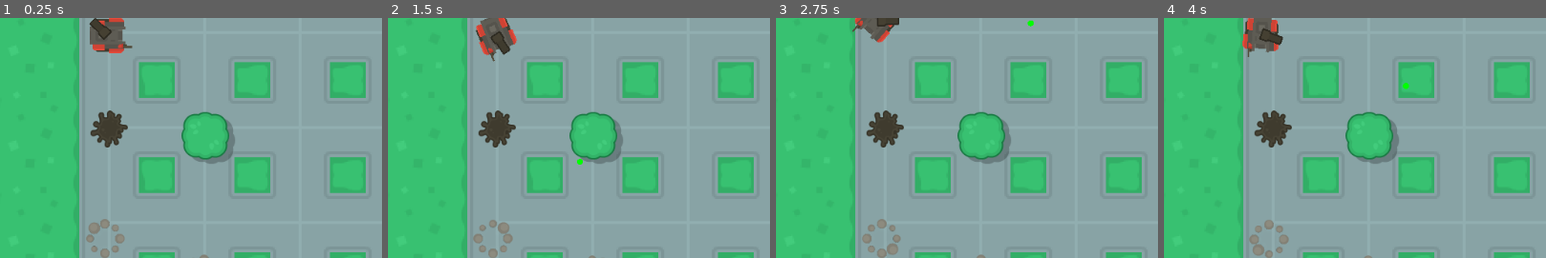
Above: before the commit, frames 1-4 (left to right).
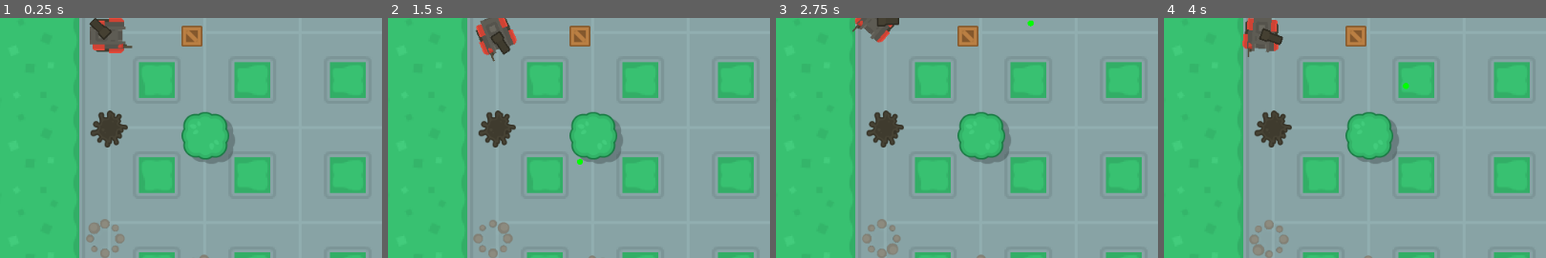
Above: after the commit, the same moments.

Repository: soapmactavish23/rogue_tank
Game: Godot game, scene res://scenes/game.tscn
The game is run twice, just before and just after one commit, with the same random seed, the same clock (stepped at 60 frames per second) and the same inputs.
Inputs (mouse positions are % of the whole screen's width and height, from its top left):
- Up to frame 1 (0.25 s): no input
- Up to frame 2 (1.5 s): move the mouse to (72, 45) at 0.52 s; hold Right (ui_right) 0.53-1.28 s; right-click (72, 45) at 0.6 s; move the mouse to (30, 55) at 1.27 s; hold Down (ui_down) from 1.28 s (still down); right-click (30, 55) at 1.35 s
- Up to frame 3 (2.75 s): move the mouse to (60, 28) at 2.02 s; release Down (ui_down) at 2.03 s; hold Right (ui_right) from 2.03 s (still down); right-click (60, 28) at 2.1 s
- Up to frame 4 (4 s): move the mouse to (45, 70) at 2.77 s; release Right (ui_right) at 2.78 s; hold Up (ui_up) 2.78-3.53 s; right-click (45, 70) at 2.85 s; move the mouse to (80, 65) at 3.52 s; hold Left (ui_left) from 3.53 s (still down); right-click (80, 65) at 3.6 s
The pictures show only the part of the screen within x 5-55%, y 26-76%; the shares and areas given below are measured in that part.

The runs differ from the first frame. In frame 1, 0.5% of the frame differs, in the area x 47-53%, y 3-12%; in frame 2, 0.5%; in frame 3, 0.5%; in frame 4, 0.5%.

Commit message:
38 - Obstáculos destrutíveis

Diff:
--- a/project.godot
+++ b/project.godot
@@ -50,6 +50,7 @@
 2d_physics/layer_3="wall"
 2d_physics/layer_4="player_bullet"
 2d_physics/layer_5="enemy_bullet"
+2d_physics/layer_6="destructable"
 
 [rendering]
 
--- a/scenes/bullet.tscn
+++ b/scenes/bullet.tscn
@@ -110,7 +110,7 @@
 "values": [ true, false ]
 }
 
-[node name="bullet" type="Area2D" index="0" groups=[
+[node name="bullet" type="Area2D" groups=[
 "cannon_bullets",
 ]]
 
@@ -121,7 +121,7 @@
 linear_damp = 0.1
 angular_damp = 1.0
 collision_layer = 8
-collision_mask = 7
+collision_mask = 4
 audio_bus_override = false
 audio_bus_name = "Master"
 script = ExtResource( 1 )
@@ -188,6 +188,8 @@
 anims/explode = SubResource( 7 )
 blend_times = [  ]
 
+[connection signal="area_entered" from="." to="." method="_on_bullet_area_entered"]
+
 [connection signal="body_entered" from="." to="." method="_on_bullet_body_entered"]
 
 [connection signal="screen_exited" from="notifier" to="." method="_on_notifier_screen_exited"]
--- a/scenes/crateWood.tscn
+++ b/scenes/crateWood.tscn
@@ -1,25 +1,28 @@
-[gd_scene load_steps=3 format=2]
+[gd_scene load_steps=5 format=2]
 
 [ext_resource path="res://sprites/crateWood.png" type="Texture" id=1]
+[ext_resource path="res://scenes/destructable.gd" type="Script" id=2]
 
 [sub_resource type="RectangleShape2D" id=1]
 
 custom_solver_bias = 0.0
 extents = Vector2( 14.1803, 14.2171 )
 
-[node name="crateWood" type="StaticBody2D"]
+[sub_resource type="RectangleShape2D" id=2]
+
+custom_solver_bias = 0.0
+extents = Vector2( 13.6544, 13.6596 )
+
+[node name="crateWood" type="StaticBody2D" index="0"]
 
 input_pickable = false
-collision_layer = 4
-collision_mask = 0
+collision_layer = 13
+collision_mask = 8
 constant_linear_velocity = Vector2( 0, 0 )
 constant_angular_velocity = 0.0
 friction = 1.0
 bounce = 0.0
-_sections_unfolded = [ "Transform" ]
-__meta__ = {
-"_edit_group_": true
-}
+_sections_unfolded = [ "Collision", "Transform" ]
 
 [node name="sprite" type="Sprite" parent="." index="0"]
 
@@ -28,3 +31,22 @@
 [node name="shape" type="CollisionShape2D" parent="." index="1"]
 
 shape = SubResource( 1 )
+
+[node name="area_obastacle" type="Area2D" parent="." index="2"]
+
+input_pickable = true
+gravity_vec = Vector2( 0, 1 )
+gravity = 98.0
+linear_damp = 0.1
+angular_damp = 1.0
+collision_layer = 44
+collision_mask = 0
+audio_bus_override = false
+audio_bus_name = "Master"
+script = ExtResource( 2 )
+_sections_unfolded = [ "Collision" ]
+health = 30
+
+[node name="shape" type="CollisionShape2D" parent="area_obastacle" index="0"]
+
+shape = SubResource( 2 )
--- /dev/null
+++ b/scenes/destructable.gd
@@ -0,0 +1,8 @@
+extends Area2D
+
+export var health = 30
+
+func hit(damage, node):
+	health -= damage
+	if health <= 0:
+		$"../".queue_free()
--- a/scenes/game.tscn
+++ b/scenes/game.tscn
@@ -9,6 +9,7 @@
 [ext_resource path="res://scenes/coin.tscn" type="PackedScene" id=7]
 [ext_resource path="res://scenes/barricadeMetal.tscn" type="PackedScene" id=8]
 [ext_resource path="res://scenes/oilSpill_large.tscn" type="PackedScene" id=9]
+[ext_resource path="res://scenes/crateWood.tscn" type="PackedScene" id=10]
 
 [node name="game" type="Node"]
 
@@ -64,3 +65,8 @@
 
 position = Vector2( 200.476, 319.556 )
 _sections_unfolded = [ "Collision", "Z Index" ]
+
+[node name="crateWood" parent="." index="10" instance=ExtResource( 10 )]
+
+position = Vector2( 310.619, 195.211 )
+collision_mask = 44
--- a/scenes/tank.tscn
+++ b/scenes/tank.tscn
@@ -5,7 +5,7 @@
 [ext_resource path="res://scenes/barrel.tscn" type="PackedScene" id=3]
 [ext_resource path="res://sprites/specialBarrel4.png" type="Texture" id=4]
 
-[node name="Tank" type="KinematicBody2D" index="0" groups=[
+[node name="Tank" type="KinematicBody2D" groups=[
 "player",
 ]]
 
--- a/scenes/tileset.tscn
+++ b/scenes/tileset.tscn
@@ -390,7 +390,7 @@
 [node name="walls" type="StaticBody2D" parent="." index="41"]
 
 input_pickable = true
-collision_layer = 13
+collision_layer = 5
 collision_mask = 0
 constant_linear_velocity = Vector2( 0, 0 )
 constant_angular_velocity = 0.0
--- a/scripts/bullet.gd
+++ b/scripts/bullet.gd
@@ -3,6 +3,7 @@
 var max_dist = 250
 
 var vel = 400
+var damage = 10
 var dir = Vector2(0, -1) setget set_dir
 onready var init_pos = global_position
 
@@ -30,7 +31,6 @@
 	pass
 
 func _on_bullet_body_entered( body ):
-	print(body.is_in_group("player"))
 	if body.collision_layer == 13 || body.is_in_group("player"):
 		autodestroy()
 
@@ -45,3 +45,7 @@
 	#monitorable = false
 	yield($anim_self_destruction, "animation_finished")
 	queue_free()
+
+func _on_bullet_area_entered(area):
+    if area.has_method("hit"):
+        area.hit(damage, self)
Not shown: 1 places in scenes/game.tscn that only renumber resources
